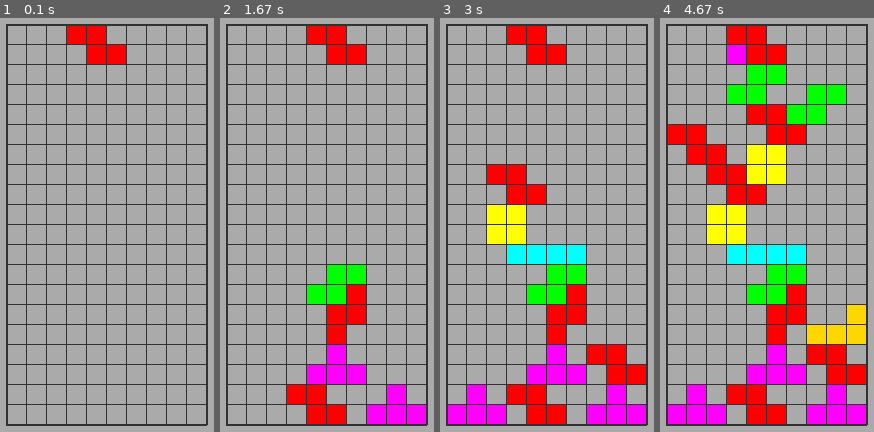
Above: before the commit, frames 1-4 (left to right).
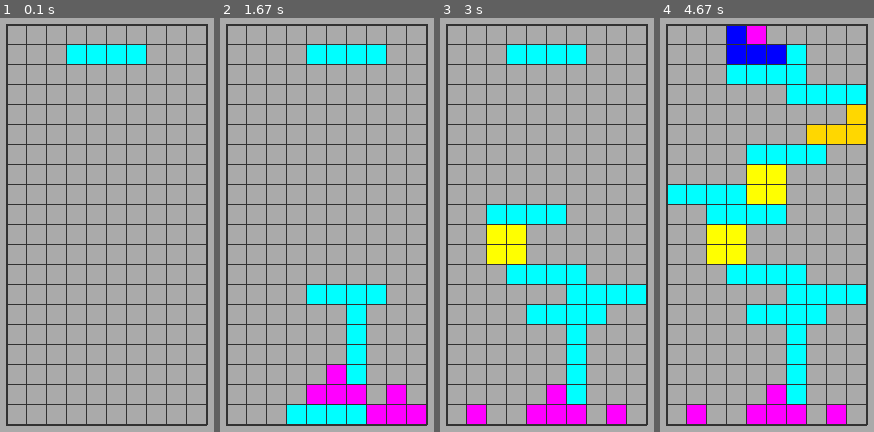
Above: after the commit, the same moments.

Repository: ryanmramos/tetris_pygame
Game: pygame game, started from main.py
Same seed, same stepped clock (60 frames per second), same inputs: the game is played once before the commit and once after it.
Inputs:
- Up to frame 1 (0.1 s): no input
- Up to frame 2 (1.67 s): tap Space at 0.33, 0.73, 1.03, 1.23, 1.57 s; hold Right 0.67-1.13 s; hold Up 1.17-1.47 s; hold Right from 1.5 s (still down)
- Up to frame 3 (3 s): tap Space at 1.87, 2.07, 2.37, 2.63, 2.97 s; release Right at 1.97 s; hold Left 2-2.53 s; hold Down 2.57-2.87 s; hold Left from 2.9 s (still down)
- Up to frame 4 (4.67 s): tap Space at 3.27, 3.4, 3.8, 4.1, 4.47 s; release Left at 3.3 s; hold Up 3.33-3.7 s; hold Right 3.73-4.37 s; hold Down from 4.4 s (still down)

The runs differ from the first frame. In frame 1, 2.4% of the frame differs, in the area x 31-69%, y 1-12%; in frame 2, 11%; in frame 3, 23%; in frame 4, 38%, in the area x 3-97%, y 1-99%.

Commit message:
basically playable

Diff:
--- a/grid.py
+++ b/grid.py
@@ -8,7 +8,7 @@
     def __init__(self, START_X, START_Y, UNIT_LENGTH):
         self.num_rows = 20
         self.num_cols = 10
-        self.grid = [[0 for r in range(self.num_rows)] for c in range(self.num_cols)]
+        self.grid = [[0 for c in range(self.num_cols)] for r in range(self.num_rows)]
         self.START_X = START_X
         self.START_Y = START_Y
         self.UNIT_LENGTH = UNIT_LENGTH
@@ -41,13 +41,18 @@
                 cordX = (int) (shape.grid_cords[i].x)
                 cordY = (int) (shape.grid_cords[i].y)
                 if cordY in rows_to_destroy:
-                    shape.grid.grid[cordX][cordY] = 0
+                    shape.grid.grid[cordY][cordX] = 0
                     shape.grid_cords.pop(i)
+                i -= 1
 
-                elif cordY < min_row: # fix this lol
-                    if cordY - num_rows < 0 or shape.grid.grid[cordX][cordY - num_rows] == 0:
-                        shape.grid.grid[cordX][cordY] = 0
-                    shape.grid.grid[cordX][cordY + num_rows] = 1
+        for shape in placed_shapes:
+            i = len(shape.grid_cords) - 1
+            while i >= 0:
+                cordX = (int) (shape.grid_cords[i].x)
+                cordY = (int) (shape.grid_cords[i].y)
+                if cordY < min_row:
+                    shape.grid.grid[cordY][cordX] -= 1
+                    shape.grid.grid[cordY + num_rows][cordX] += 1
                     shape.grid_cords[i].update(shape.grid_cords[i].x,
                         shape.grid_cords[i].y + num_rows)
                 i -= 1
--- a/main.py
+++ b/main.py
@@ -65,11 +65,13 @@
     elif i == 3:
         return O_shape(UNIT_LENGTH, WIDTH, HEIGHT)
     elif i == 4:
-        return S_shape(UNIT_LENGTH, WIDTH, HEIGHT)
+        # return S_shape(UNIT_LENGTH, WIDTH, HEIGHT)
+        return I_shape(UNIT_LENGTH, WIDTH, HEIGHT)
     elif i == 5:
         return T_shape(UNIT_LENGTH, WIDTH, HEIGHT)
     else:
-        return Z_shape(UNIT_LENGTH, WIDTH, HEIGHT)
+        # return Z_shape(UNIT_LENGTH, WIDTH, HEIGHT)
+        return I_shape(UNIT_LENGTH, WIDTH, HEIGHT)
 
 def place_and_check(placed_shapes, moving_shape):
     placed_shapes.append(moving_shape)
@@ -82,13 +84,14 @@
             checked_rows.append(cordY)
             destroy = True
             for i in range(0, moving_shape.grid.num_cols):
-                if current_grid[i][cordY] == 0:
-                    print(f"not --> {i},{cordY}")
+                # print(f"row: {i}\ncol: {cordY}")
+                if current_grid[cordY][i] == 0:
+                    # print(f"not --> {i},{cordY}: {current_grid[cordY][i]}")
                     destroy = False
                     break
             if destroy:
                 rows_to_destroy.append(cordY)
-                print(f"destroy row:{cordY}")
+                # print(f"destroy row:{cordY}")
             print()
 
     if len(rows_to_destroy) > 0:
--- a/shapes.py
+++ b/shapes.py
@@ -62,11 +62,11 @@
         for cord in self.grid_cords:
             cordX = int(cord.x)
             cordY = int(cord.y)
-            if cord.y + 1 >= self.grid.num_rows or self.grid.grid[cordX][cordY + 1] == 1:
+            if cord.y + 1 >= self.grid.num_rows or self.grid.grid[cordY + 1][cordX] == 1:
                 for set_cord in self.grid_cords:
                     cordX = int(set_cord.x)
                     cordY = int(set_cord.y)
-                    self.grid.grid[cordX][cordY] = 1
+                    self.grid.grid[cordY][cordX] = 1
                 return False
 
         for cord in self.grid_cords:
@@ -78,7 +78,8 @@
         for cord in self.grid_cords:
             cordX = int(cord.x)
             cordY = int(cord.y)
-            if cord.x - 1 <= -1 or self.grid.grid[cordX - 1][cordY] == 1:
+            # print(f"grid rows = {len(self.grid.grid)}\ngrid cols = {len(self.grid.grid[0])}")
+            if cord.x - 1 <= -1 or self.grid.grid[cordY][cordX - 1] == 1:
                 return
 
         for cord in self.grid_cords:
@@ -91,7 +92,7 @@
         for cord in self.grid_cords:
             cordX = int(cord.x)
             cordY = int(cord.y)
-            if cord.x + 1 >= self.grid.num_cols or self.grid.grid[cordX + 1][cordY] == 1:
+            if cord.x + 1 >= self.grid.num_cols or self.grid.grid[cordY][cordX + 1] == 1:
                 return
 
         for cord in self.grid_cords:
